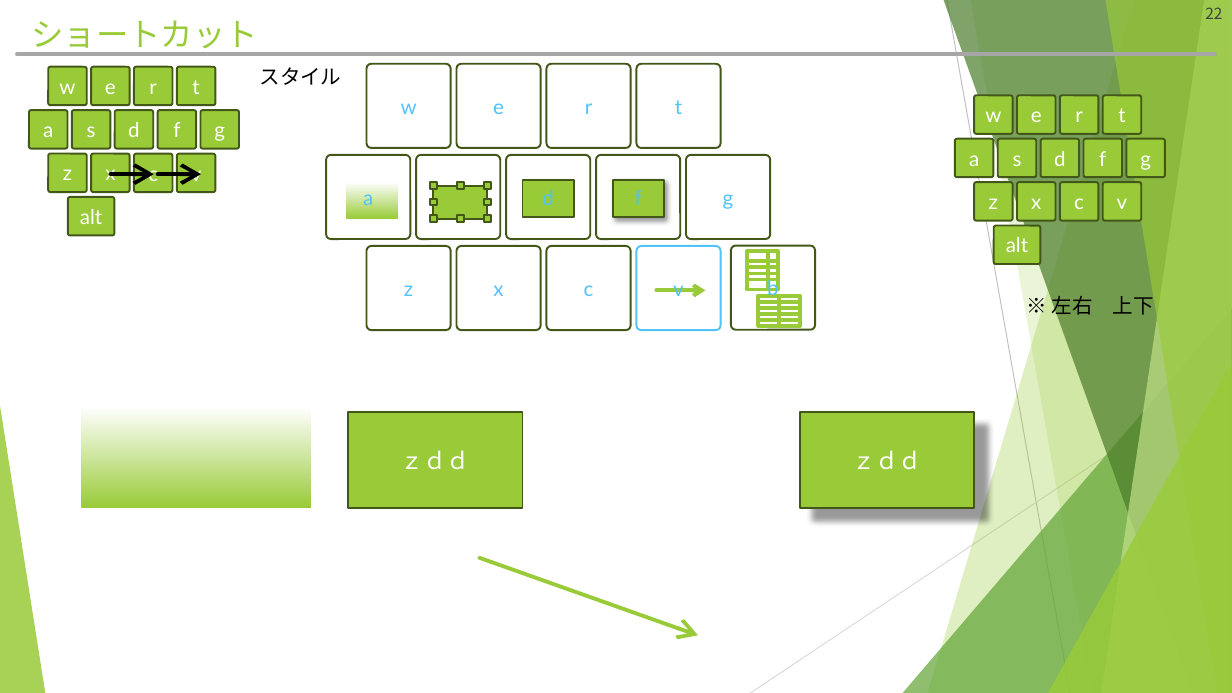
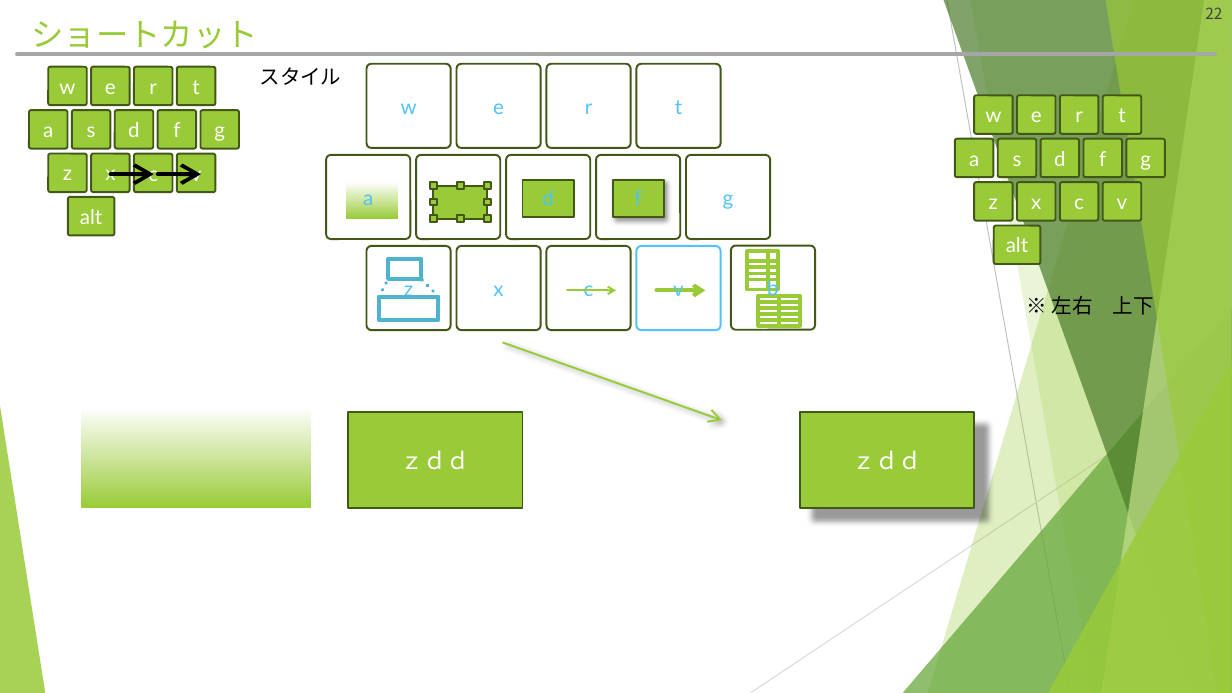
Before and after one commit to hitsuji-ga-u/pawapo, a slide deck: slide 22 of slide/customUI_debug.pptm. Drawn at 1232x693 pixels with LibreOffice and Linux fonts; fonts in the diff are those of the drawing. Boxes give left, top, right and bottom in pixels: in the first picture for what was removed or moved away, otherwise in the second. Text is boxed around its words. In the diff, an @@ line names an element or a change of style, - is before the commit and + after.

```diff
--- a/slide/customUI_debug.pptm
+++ b/slide/customUI_debug.pptm
@@ group added at [379, 259, 438, 320]: 2 freeform shapes, 2 lines @@
@@ arrow added from (567, 290) to (616, 290), #99CB38 1.5 pt @@
@@ arrow moved from (480, 558) - (698, 636) to (504, 343) - (722, 421) @@
@@ arrow (504, 343) - (722, 421): stroke #99CB38 3 pt to #99CB38 1.5 pt @@
```
Also in this commit, not shown: 1 other slide changed, 21 other files.
